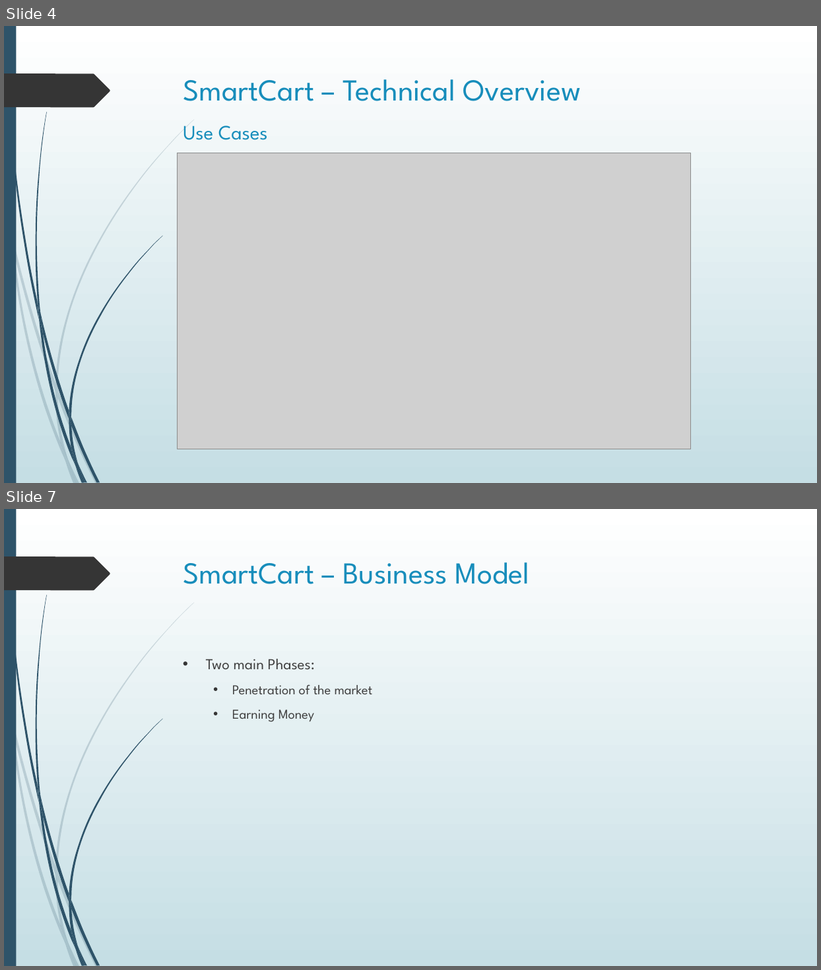
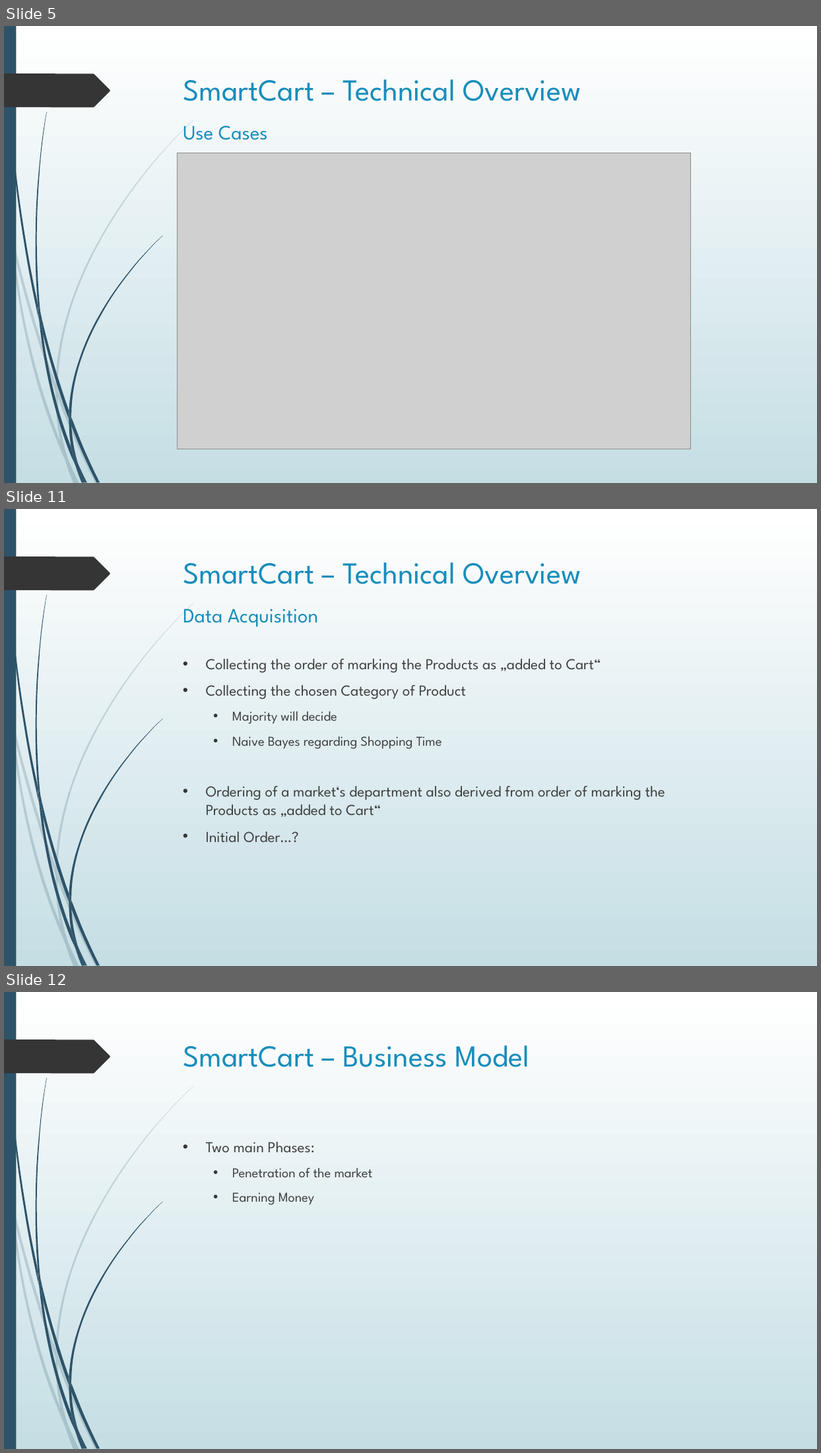
Before and after one commit to Pschkn/TAE_EmbeddedSystems, a slide deck: pm/presentations/SmartCart_Concept.pptx. Shown one above the other, each under a label of ours: slides 4 and 7 before the commit, slides 5, 11 and 12 after it; the slides between them are not shown. The pictures are 821x970 and 821x1453 pixels, drawn with LibreOffice and Linux fonts; fonts in the diff are those of the drawing; grey boxes stand for pictures. Boxes give left, top, right and bottom in pixels: in the first picture for what was removed or moved away, otherwise in the second. Text is boxed around its words. In the diff, an @@ line names an element or a change of style, - is before the commit and + after.

```diff
--- a/pm/presentations/SmartCart_Concept.pptx
+++ b/pm/presentations/SmartCart_Concept.pptx
@@ slide 11 added at [4, 509, 817, 966], background gradient #FFFFFF to #C5DEE5; not listed: 24 template elements that a slide beside it also shows @@
@@ title added at [183, 562, 581, 627], 36 pt, text #178DBB @@
+SmartCart – Technical Overview
+Data Acquisition
@@ text added at [206, 659, 665, 843], 18 pt, text #404040 @@
+• Collecting the order of marking the Products as „added to Cart“
+• Collecting the chosen Category of Product
+  • Majority will decide
+  • Naive Bayes regarding Shopping Time
+• Ordering of a market‘s department also derived from order of marking the Products as „added to Cart“
+• Initial Order…?
@@ what was slide 4 is now slide 5 @@
@@ what was slide 7 is now slide 12 @@
```
Also in this commit, not shown: 2 slides changed, 5 other slides added, 1 slide removed, 5 other files.
